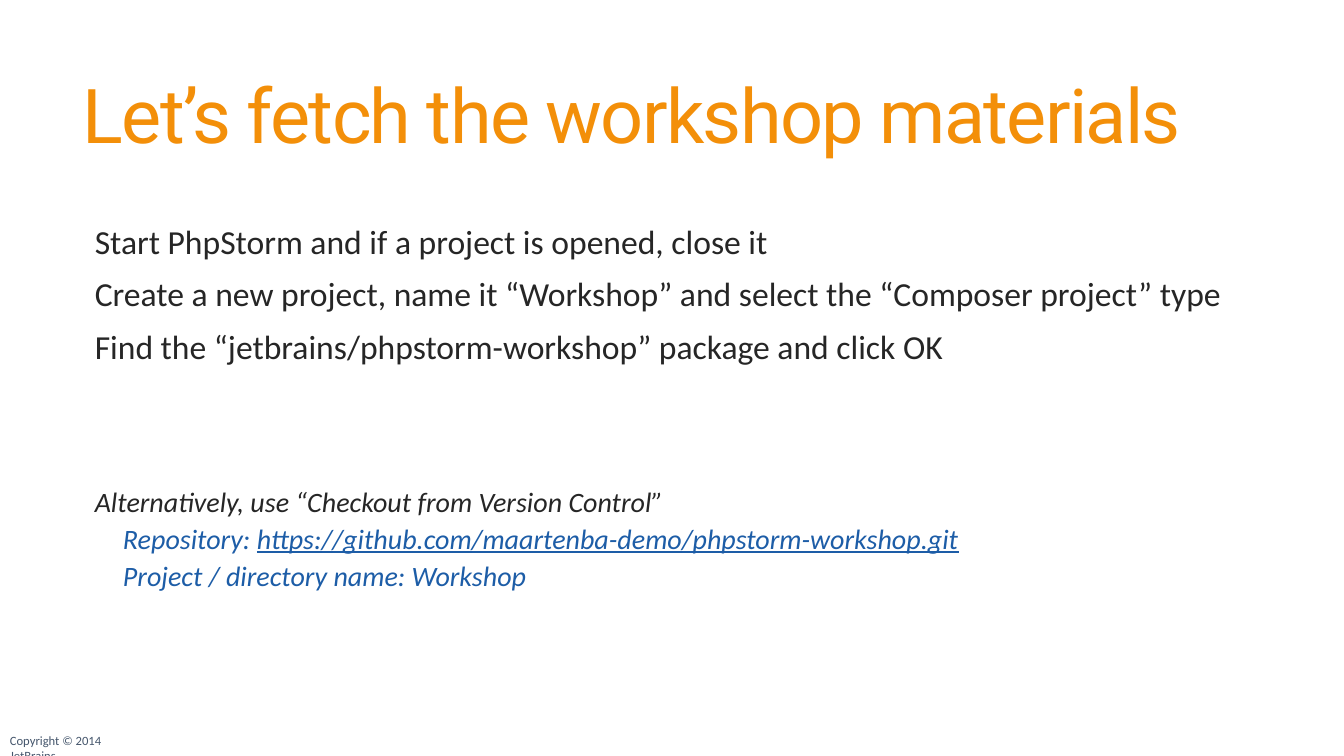
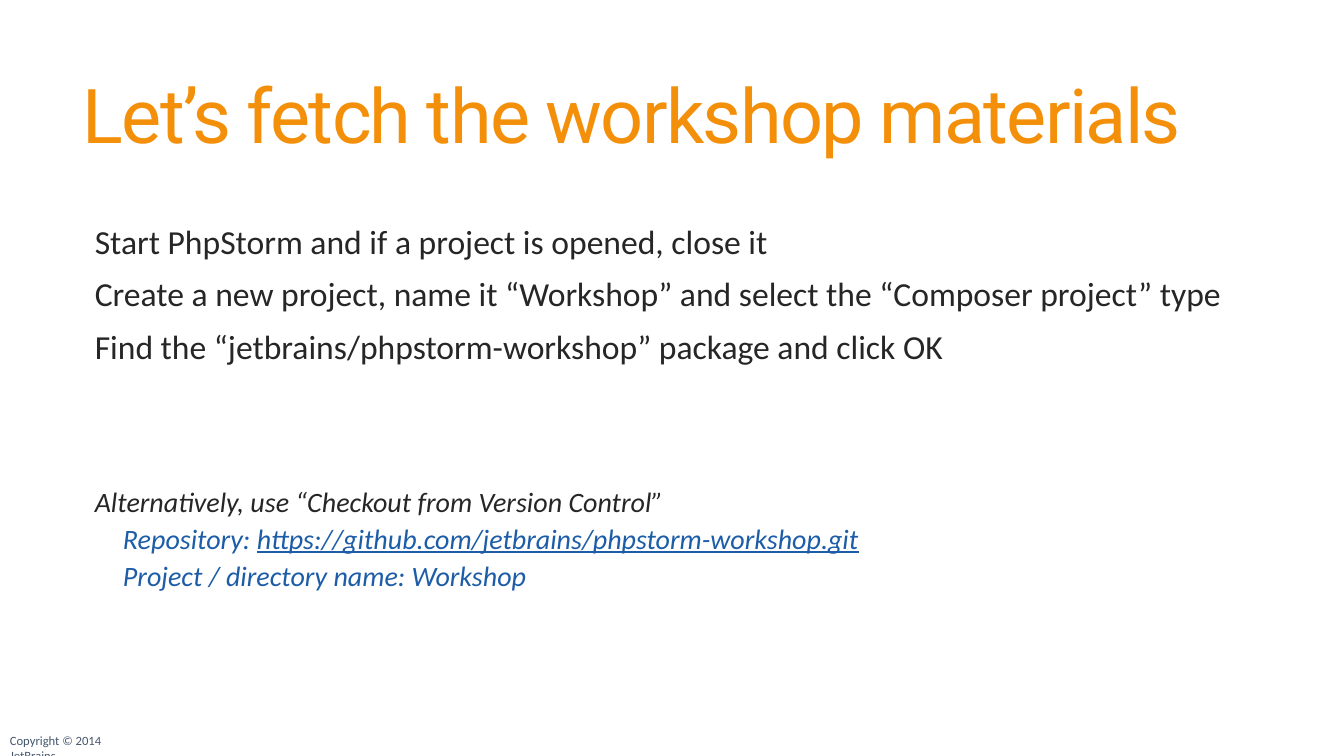
Before and after one commit to JetBrains/phpstorm-workshop, a slide deck: slide 13 of PhpStorm Workshop.pptx. Drawn at 1344x756 pixels with LibreOffice and Linux fonts; fonts in the diff are those of the drawing; background and template pictures are left out. Boxes give left, top, right and bottom in pixels: in the first picture for what was removed or moved away, otherwise in the second. Text is boxed around its words. In the diff, an @@ line names an element or a change of style, - is before the commit and + after.

```diff
--- a/PhpStorm Workshop.pptx
+++ b/PhpStorm Workshop.pptx
@@ text at <box>123,529,858,554</box>: text changed @@
-    Repository: https://github.com/maartenba-demo/phpstorm-workshop.git
+    Repository: https://github.com/jetbrains/phpstorm-workshop.git
```
Also in this commit, not shown: 29 other slides changed, 1 other file.
